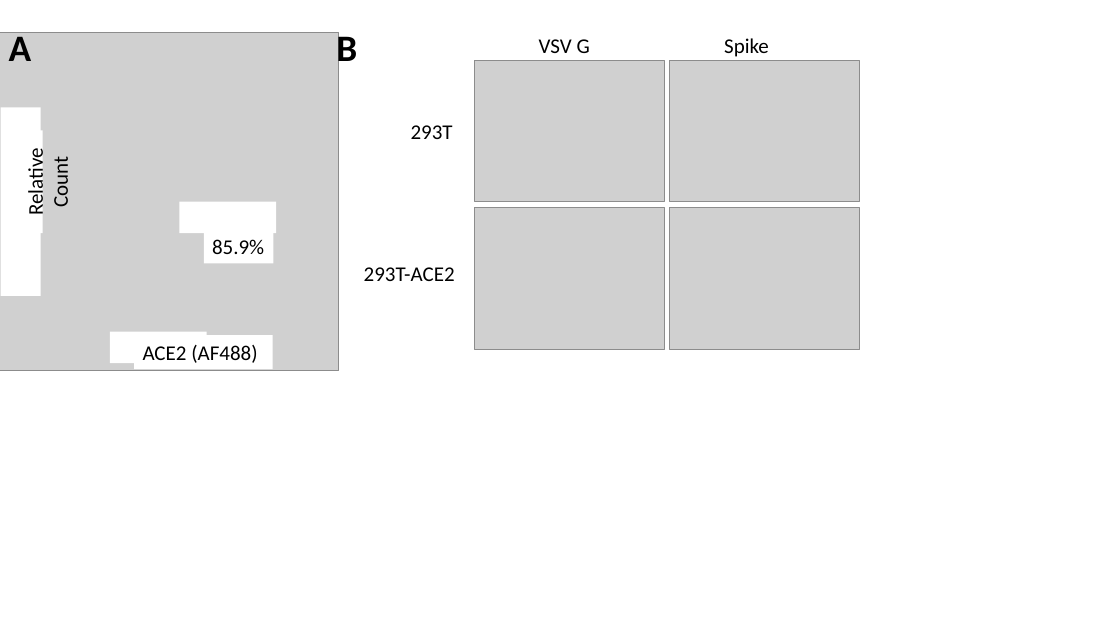
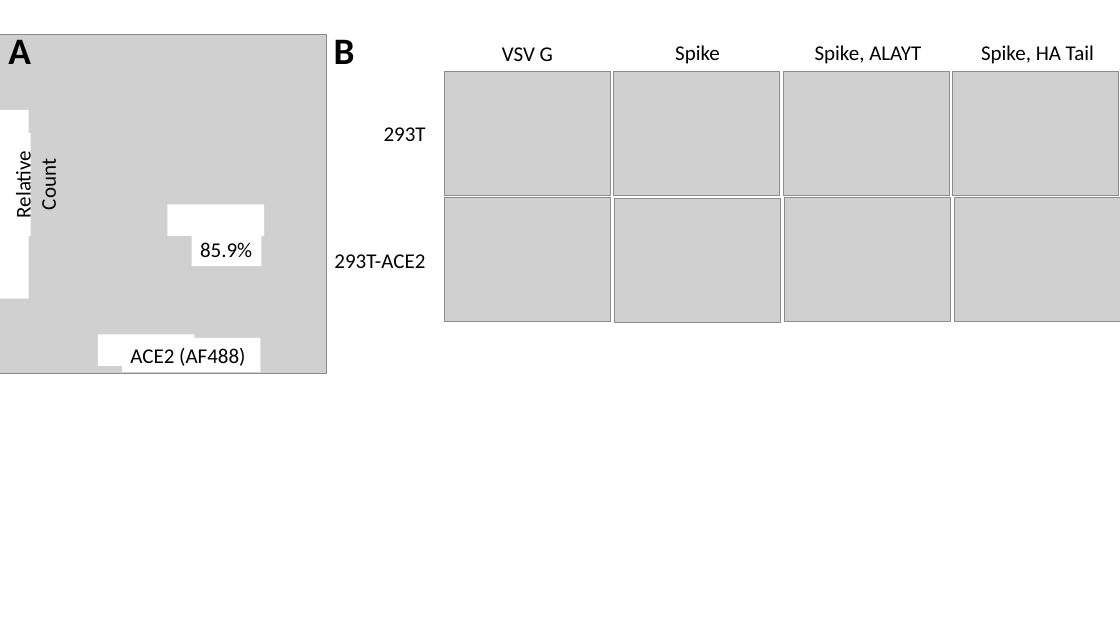
Before and after one commit to jbloomlab/SARS-CoV-2_lentiviral_pseudotype, a slide deck: slide 1 of figures/ACE2_figure2.pptx. Drawn at 1120x630 pixels with LibreOffice and Linux fonts; fonts in the diff are those of the drawing; grey boxes stand for pictures. Boxes give left, top, right and bottom in pixels: in the first picture for what was removed or moved away, otherwise in the second. Text is boxed around its words. In the diff, an @@ line names an element or a change of style, - is before the commit and + after.

```diff
--- a/figures/ACE2_figure2.pptx
+++ b/figures/ACE2_figure2.pptx
@@ text "B" rewrapped from [336,30,357,71] to [334,39,355,64] @@
@@ text "VSV G": place and size @@
-text "VSV G" at [539,39,590,53]
+text "VSV G" at [502,47,553,61]
@@ text "Spike": place and size @@
-text "Spike" at [724,38,769,57]
+text "Spike" at [675,45,720,64]
@@ picture: place and size @@
-picture at [475,60,665,202]
+picture at [444,71,611,196]
@@ picture removed at [670,60,860,201] @@
@@ rectangle: place and size @@
-rectangle at [1,107,40,296]
+rectangle at [0,109,29,298]
@@ text "293T": place and size @@
-text "293T" at [411,125,453,139]
+text "293T" at [384,127,426,141]
@@ rectangle "Relative Count": place and size @@
-rectangle "Relative Count" at [18,131,43,234]
+rectangle "Relative Count" at [5,134,30,236]
@@ rectangle: place and size @@
-rectangle at [180,202,276,234]
+rectangle at [167,204,264,236]
@@ picture removed at [475,208,665,349] @@
@@ group added at [444,45,1120,323]: 7 pictures, 2 texts @@
+Spike, ALAYT
+Spike, HA Tail
@@ picture removed at [670,208,860,349] @@
@@ 2 rectangles, 1 picture: place and size @@
-2 rectangles, 1 picture at [0,32,339,371]
+2 rectangles, 1 picture at [0,35,327,374]
@@ text "293T-ACE2": place and size @@
-text "293T-ACE2" at [364,267,455,281]
+text "293T-ACE2" at [334,254,425,268]
@@ rectangle: place and size @@
-rectangle at [110,332,207,364]
+rectangle at [97,334,194,366]
```
Also in this commit, not shown: 2 other files.
